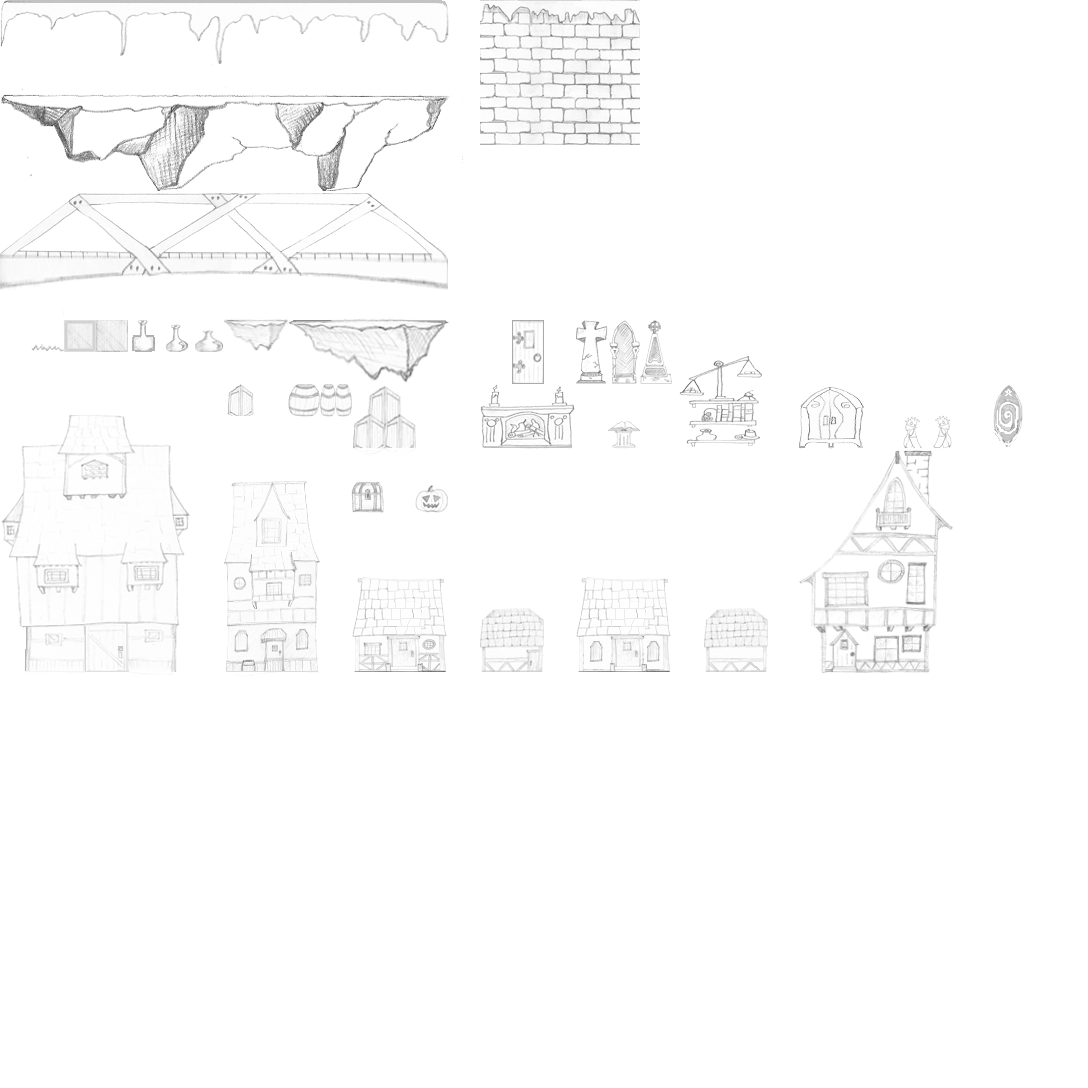
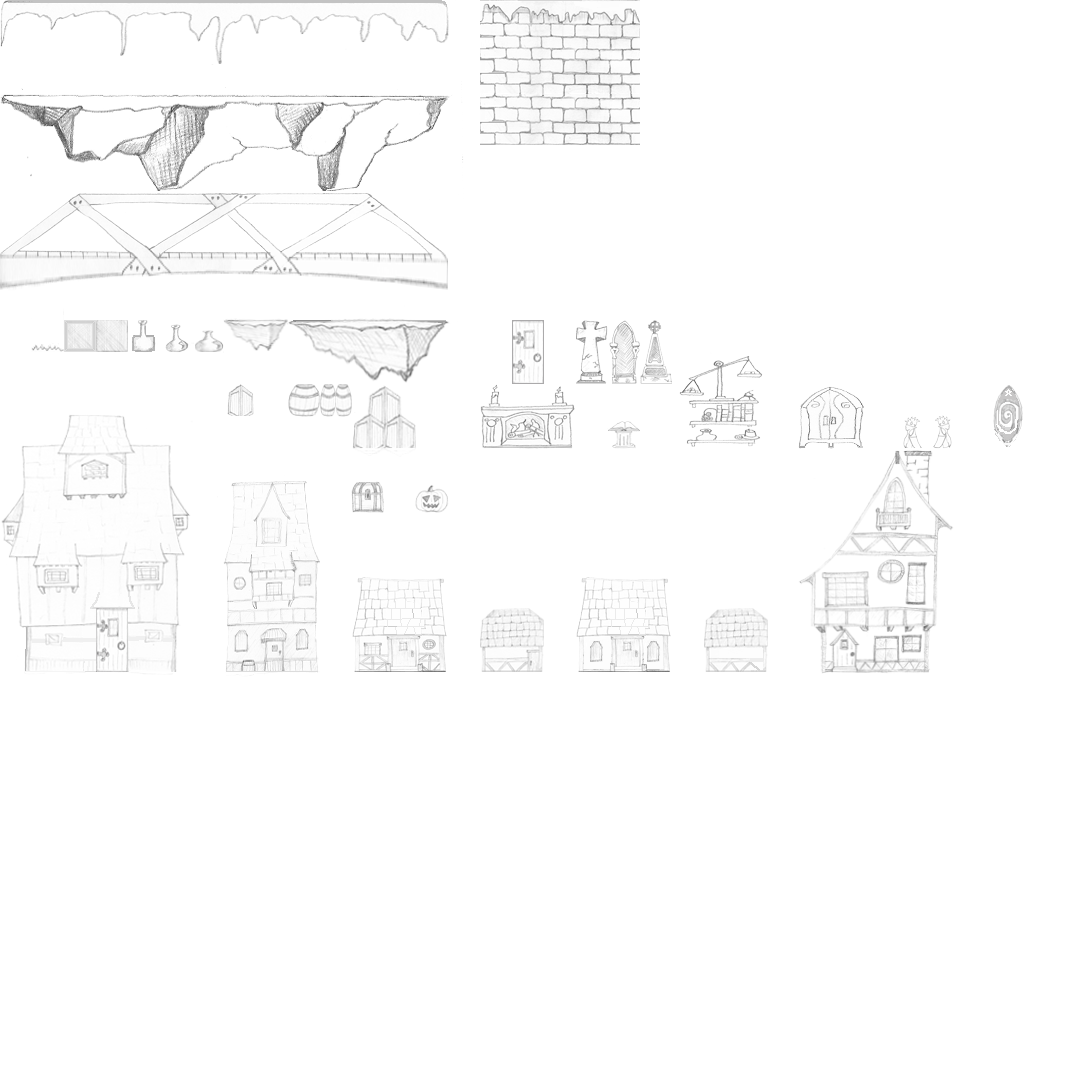
Layered file, before and after one edit (1088 × 1088). Changes by layer:
renamed "Layer 12" to "Layer 14", moved it above "Layer 13", painted on it over [32, 592, 173, 672]
painted on "Layer 13" over [32, 592, 173, 672]
